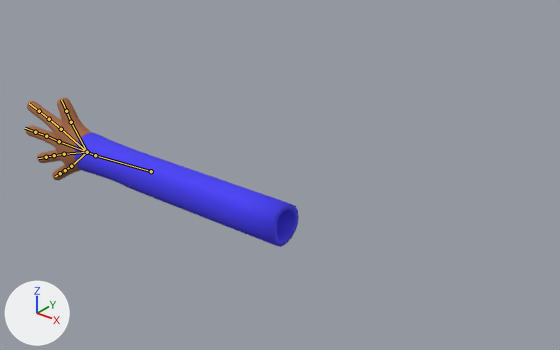
The glTF model prototype-2/in-the-shadows-p2/hand/hand_model.glb as it was, and as the next commit left it.
Before and after are seen from a camera (50 mm lens) standing at (23.56, -16.38, 12.49) and looking at (9.06, 1.74, 1.25). The lights are fixed; the arrows at lower left show +X, +Y and +Z. The older version comes first. The bones that bend it are drawn over the model as lines.

Names of what the first picture shows: 'Hand_01.001', 'Sleeve.002'.
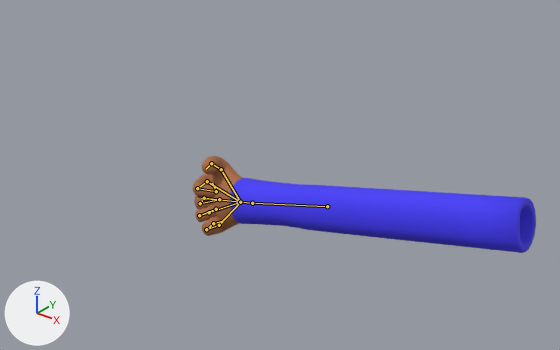
The newer file adds an action. The first version stands in its rest pose; the second is drawn at frame 0 of the action 'intro_left'.

What the commit changed:
Bone 'Bone' (bone_bone) moves from (0.0, 0.0, 0.0) to (0.59, -7.36, 0.0).
Bone 'Bone' (bone_bone) turns from (0, 0, 0) to (2, 10, 12) degrees about its own x, y and z.
Bone 'Bone.007' (bone_bone_007) turns from (0, 0, 0) to (54, 5, -9) degrees about its own x, y and z.
Bone 'Bone.008' (bone_bone_008) turns from (0, 0, 0) to (54, 5, -9) degrees about its own x, y and z.
Bone 'Bone.009' (bone_bone_009) turns from (0, 0, 0) to (109, 0, 0) degrees about its own x, y and z.
Bone 'Bone.010' (bone_bone_010) turns from (0, 0, 0) to (109, 0, 0) degrees about its own x, y and z.
Bone 'Bone.011' (bone_bone_011) turns from (0, 0, 0) to (109, 0, 0) degrees about its own x, y and z.
Bone 'Bone.012' (bone_bone_012) turns from (0, 0, 0) to (124, 0, 0) degrees about its own x, y and z.
Bone 'Bone.013' (bone_bone_013) turns from (0, 0, 0) to (124, 0, 0) degrees about its own x, y and z.
Bone 'Bone.014' (bone_bone_014) turns from (0, 0, 0) to (124, 0, 0) degrees about its own x, y and z.
Bone 'Bone.015' (bone_bone_015) turns from (0, 0, 0) to (109, 0, 0) degrees about its own x, y and z.
Bone 'Bone.016' (bone_bone_016) turns from (0, 0, 0) to (109, 0, 0) degrees about its own x, y and z.
Bone 'Bone.017' (bone_bone_017) turns from (0, 0, 0) to (109, 0, 0) degrees about its own x, y and z.
Bone 'Bone.018' (bone_bone_018) turns from (0, 0, 0) to (90, 0, 0) degrees about its own x, y and z.
Bone 'Bone.019' (bone_bone_019) turns from (0, 0, 0) to (90, 0, 0) degrees about its own x, y and z.
Bone 'Bone.020' (bone_bone_020) turns from (0, 0, 0) to (90, 0, 0) degrees about its own x, y and z.

Changed parts and their boxes [x1, y1, x2, y2] in the pictures (560 x 350 px):
'Sleeve.002', posed (36% wider, 34% shorter)
    before: [75, 133, 299, 247]
    after: [230, 178, 536, 253]
'Hand_01.001', posed
    before: [26, 98, 92, 180]
    after: [193, 156, 243, 236]
bone 'Bone', root to tip
    before: (151, 171) to (95, 155)
    after: (327, 206) to (252, 203)
bone 'Bone.007', root to tip
    before: (71, 122) to (66, 111)
    after: (221, 169) to (211, 163)
bone 'Bone.008', root to tip
    before: (66, 111) to (61, 100)
    after: (211, 163) to (206, 169)
bone 'Bone.009', root to tip
    before: (61, 129) to (49, 119)
    after: (207, 181) to (197, 188)
bone 'Bone.010', root to tip
    before: (49, 119) to (39, 111)
    after: (197, 188) to (216, 191)
bone 'Bone.011', root to tip
    before: (39, 111) to (29, 103)
    after: (216, 191) to (212, 183)
bone 'Bone.012', root to tip
    before: (59, 141) to (46, 136)
    after: (204, 198) to (200, 203)
bone 'Bone.013', root to tip
    before: (46, 136) to (35, 132)
    after: (200, 203) to (219, 199)
bone 'Bone.014', root to tip
    before: (35, 132) to (25, 128)
    after: (219, 199) to (201, 198)
bone 'Bone.015', root to tip
    before: (64, 154) to (54, 155)
    after: (209, 212) to (199, 215)
bone 'Bone.016', root to tip
    before: (54, 155) to (46, 157)
    after: (199, 215) to (216, 209)
bone 'Bone.017', root to tip
    before: (46, 157) to (38, 158)
    after: (216, 209) to (213, 210)
bone 'Bone.018', root to tip
    before: (71, 166) to (65, 170)
    after: (219, 225) to (206, 229)
bone 'Bone.019', root to tip
    before: (65, 170) to (60, 173)
    after: (206, 229) to (213, 223)
bone 'Bone.020', root to tip
    before: (60, 173) to (55, 176)
    after: (213, 223) to (222, 221)
